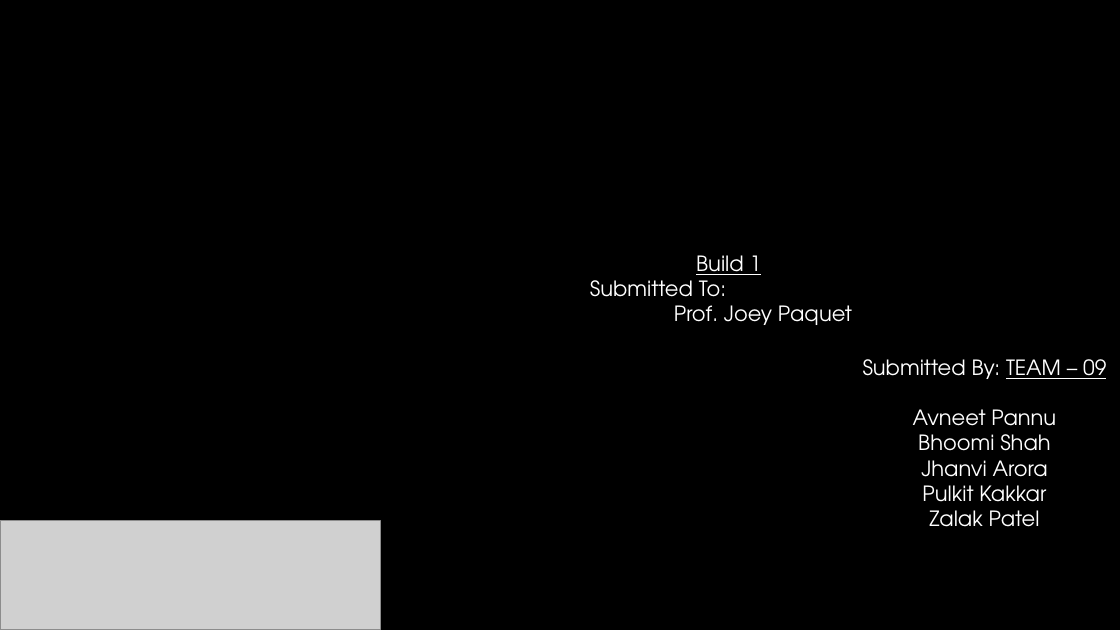
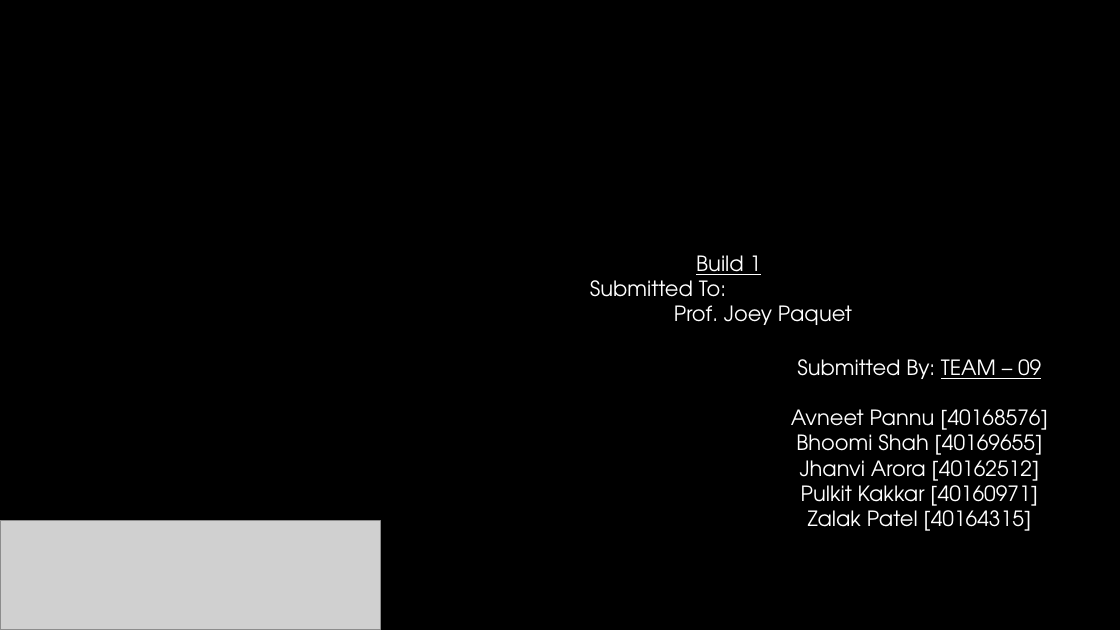
Before and after one commit to pulkitkkr/SOEN-6441-Adv-Programming-Warzone-Game, a slide deck: slide 1 of documentation/Build #1 - Coding Conventions.pptx. Drawn at 1120x630 pixels with LibreOffice and Linux fonts; fonts in the diff are those of the drawing; grey boxes stand for pictures; background and template pictures are left out. Boxes give left, top, right and bottom in pixels: in the first picture for what was removed or moved away, otherwise in the second. Text is boxed around its words. In the diff, an @@ line names an element or a change of style, - is before the commit and + after.

Commit message:
updated ppt

```diff
--- a/documentation/Build #1 - Coding Conventions.pptx
+++ b/documentation/Build #1 - Coding Conventions.pptx
@@ text "Submitted By: TEAM – 09": place and size @@
-text "Submitted By: TEAM – 09" at <box>863,359,1106,527</box>
+text "Submitted By: TEAM – 09" at <box>791,359,1048,531</box>
@@ text at <box>791,409,1048,531</box>: text changed @@
-Avneet Pannu
-Bhoomi Shah
-Jhanvi Arora
-Pulkit Kakkar
-Zalak Patel
+Avneet Pannu [40168576]
+Bhoomi Shah [40169655]
+Jhanvi Arora [40162512]
+Pulkit Kakkar [40160971]
+Zalak Patel [40164315]
```
